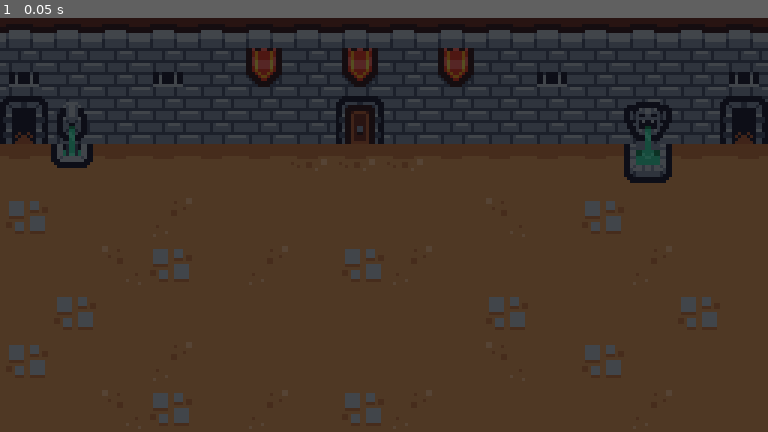
Above: before the commit, frame 1.
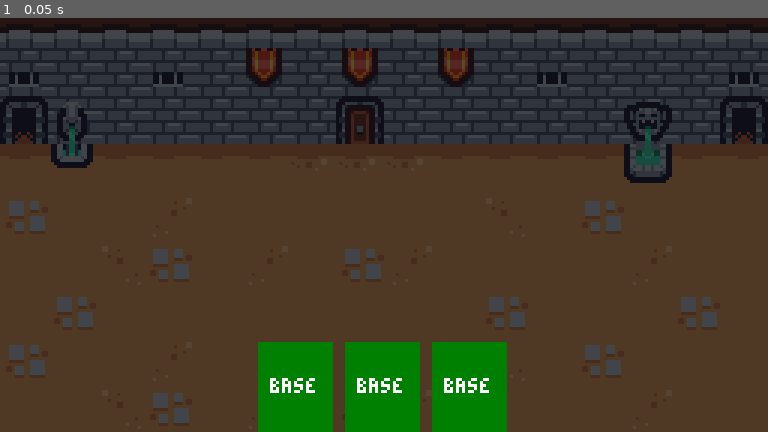
Above: after the commit, the same moment.

Repository: koreem-ahmed/cards-slayer
Game: Godot game, scene res://scenes/Battle/battle.tscn
Same seed, same stepped clock (60 frames per second), same inputs: the game is played once before the commit and once after it.
Inputs:
- Up to frame 1 (0.05 s): no input

The runs differ from the first frame. In frame 1, 6.4% of the frame differs, in the area x 33-67%, y 78-100%.

Commit message:
making the main hand and the card states ad the battle scene
i made 4 states released, dragging, base and clicked. and i made a card machine which manages the 4 states of each card in the hand.

Diff:
--- a/project.godot
+++ b/project.godot
@@ -27,6 +27,24 @@
 
 enabled=PackedStringArray("res://addons/godot_super-wakatime/plugin.cfg")
 
+[input]
+
+left_mouse={
+"deadzone": 0.2,
+"events": [Object(InputEventMouseButton,"resource_local_to_scene":false,"resource_name":"","device":-1,"window_id":0,"alt_pressed":false,"shift_pressed":false,"ctrl_pressed":false,"meta_pressed":false,"button_mask":1,"position":Vector2(539, 28),"global_position":Vector2(551, 88),"factor":1.0,"button_index":1,"canceled":false,"pressed":true,"double_click":false,"script":null)
+]
+}
+right_mouse={
+"deadzone": 0.2,
+"events": [Object(InputEventMouseButton,"resource_local_to_scene":false,"resource_name":"","device":-1,"window_id":0,"alt_pressed":false,"shift_pressed":false,"ctrl_pressed":false,"meta_pressed":false,"button_mask":2,"position":Vector2(520, 19),"global_position":Vector2(532, 79),"factor":1.0,"button_index":2,"canceled":false,"pressed":true,"double_click":false,"script":null)
+]
+}
+
+[layer_names]
+
+2d_physics/layer_1="card_target_selector"
+2d_physics/layer_2="card_drop_area"
+
 [physics]
 
 3d/physics_engine="Jolt Physics"
--- /dev/null
+++ b/resorces/Main_theme.tres
@@ -0,0 +1,7 @@
+[gd_resource type="Theme" format=3 uid="uid://bfbsphhsjwiit"]
+
+[ext_resource type="FontFile" uid="uid://dskmdk146n4rq" path="res://assets/fonts/pixel_rpg.ttf" id="1_rpuug"]
+
+[resource]
+default_font = ExtResource("1_rpuug")
+default_font_size = 6
--- /dev/null
+++ b/scenes/Battle/battle.gd
@@ -0,0 +1,11 @@
+extends Node2D
+
+
+# Called when the node enters the scene tree for the first time.
+func _ready() -> void:
+	pass # Replace with function body.
+
+
+# Called every frame. 'delta' is the elapsed time since the previous frame.
+func _process(delta: float) -> void:
+	pass
--- a/scenes/Battle/battle.tscn
+++ b/scenes/Battle/battle.tscn
@@ -1,6 +1,11 @@
 [gd_scene format=3 uid="uid://2twojcaq2v40"]
 
 [ext_resource type="Texture2D" uid="uid://cp4iq5fd6j8be" path="res://assets/background.png" id="1_ha178"]
+[ext_resource type="Script" uid="uid://b38wbswvi1pol" path="res://scenes/Ui/hand.gd" id="2_jl7sv"]
+[ext_resource type="PackedScene" uid="uid://vgelrh8ijl72" path="res://scenes/Card Ui/card_ui.tscn" id="2_mpo2y"]
+
+[sub_resource type="RectangleShape2D" id="RectangleShape2D_ha178"]
+size = Vector2(256, 100)
 
 [node name="Battle" type="Node2D" unique_id=1531528685]
 metadata/_edit_lock_ = true
@@ -10,3 +15,35 @@
 texture = ExtResource("1_ha178")
 centered = false
 metadata/_edit_lock_ = true
+
+[node name="Drop_area" type="Area2D" parent="." unique_id=1603808353]
+collision_layer = 2
+
+[node name="CollisionShape2D" type="CollisionShape2D" parent="Drop_area" unique_id=626192889]
+position = Vector2(128, 50)
+shape = SubResource("RectangleShape2D_ha178")
+
+[node name="BattleUi" type="CanvasLayer" parent="." unique_id=2004036165 groups=["ui_layer"]]
+
+[node name="Hand" type="HBoxContainer" parent="BattleUi" unique_id=2007646294]
+anchors_preset = 7
+anchor_left = 0.5
+anchor_top = 1.0
+anchor_right = 0.5
+anchor_bottom = 1.0
+offset_left = -75.0
+offset_top = -30.0
+offset_right = 75.0
+grow_horizontal = 2
+grow_vertical = 0
+alignment = 1
+script = ExtResource("2_jl7sv")
+
+[node name="CardUi" parent="BattleUi/Hand" unique_id=609112222 instance=ExtResource("2_mpo2y")]
+layout_mode = 2
+
+[node name="CardUi2" parent="BattleUi/Hand" unique_id=1954210658 instance=ExtResource("2_mpo2y")]
+layout_mode = 2
+
+[node name="CardUi3" parent="BattleUi/Hand" unique_id=948716495 instance=ExtResource("2_mpo2y")]
+layout_mode = 2
--- /dev/null
+++ b/scenes/Card Ui/Card States/card_base.gd
@@ -0,0 +1,15 @@
+extends CardState
+
+func enter() -> void:
+	if not card_ui.is_node_ready():
+		await card_ui.ready
+
+	card_ui.reparent_requested.emit(card_ui)
+	card_ui.color_rect.color = Color.WEB_GREEN
+	card_ui.state.text = "BASE"
+	card_ui.pivot_offset = Vector2.ZERO
+
+func on_gui_input(event: InputEvent) -> void:
+	if event.is_action_pressed("left_mouse"):
+		card_ui.pivot_offset = card_ui.get_global_mouse_position() - card_ui.global_position
+		state_transition.emit(self, CardState.State.CLICKED)
--- /dev/null
+++ b/scenes/Card Ui/Card States/card_clicked.gd
@@ -0,0 +1,13 @@
+extends CardState
+
+
+func enter() -> void:
+	card_ui.color_rect.color = Color.ORANGE
+	card_ui.state.text = "CLICKED"
+	card_ui.drop_detector.monitoring = true
+
+
+
+func on_input(event: InputEvent) -> void:
+	if event is InputEventMouseMotion:
+		state_transition.emit(self, CardState.State.DRAGGING)
--- /dev/null
+++ b/scenes/Card Ui/Card States/card_dragging.gd
@@ -0,0 +1,25 @@
+extends CardState
+
+
+func enter() -> void:
+	var ui_layer := get_tree().get_first_node_in_group("ui_layer")
+	if ui_layer:
+		card_ui.reparent(ui_layer)
+
+	card_ui.color_rect.color = Color.NAVY_BLUE
+	card_ui.state.text = "DRAGGING"
+
+
+func on_input(event: InputEvent) -> void:
+	var mouse_motion := event is InputEventMouseMotion
+	var cancel = event.is_action_pressed("right_mouse")
+	var confirm = event.is_action_released("left_mouse") or event.is_action_pressed("left_mouse")
+
+	if mouse_motion:
+		card_ui.global_position = card_ui.get_global_mouse_position() - card_ui.pivot_offset
+
+	if cancel:
+		state_transition.emit(self, CardState.State.BASE)
+	elif confirm:
+		get_viewport().set_input_as_handled()
+		state_transition.emit(self, CardState.State.RELEASED)
--- /dev/null
+++ b/scenes/Card Ui/Card States/card_release.gd
@@ -0,0 +1,21 @@
+extends CardState
+
+var played: bool
+
+func enter() -> void:
+	card_ui.color_rect.color = Color.DARK_VIOLET
+	card_ui.state.text = "RELEASED"
+
+	played = false
+
+	if not card_ui.targets.is_empty():
+		played = true
+		print("play card for targets", card_ui.targets)
+
+
+
+func on_input(event: InputEvent) -> void:
+	if played:
+		return
+
+	state_transition.emit(self, CardState.State.BASE)
--- /dev/null
+++ b/scenes/Card Ui/Card States/card_state.gd
@@ -0,0 +1,33 @@
+extends Node
+
+
+class_name CardState
+
+
+enum State {BASE, CLICKED, DRAGGING, AIMING, RELEASED}
+
+signal state_transition(from: CardState, to: State)
+
+
+@export var state: State
+
+var card_ui: CardUi
+
+
+func enter() -> void:
+	pass
+
+func exit() -> void:
+	pass
+
+func on_input(event: InputEvent) -> void:
+	pass
+
+func on_gui_input(event: InputEvent) -> void:
+	pass
+
+func on_mouse_entered() -> void:
+	pass
+
+func on_mouse_exited() -> void:
+	pass
--- /dev/null
+++ b/scenes/Card Ui/card_state_machine.gd
@@ -0,0 +1,53 @@
+extends Node
+
+
+class_name CardStateMachine
+
+@export var initial_state: CardState
+
+var current_state: CardState
+var states:= {}
+
+
+func init(card:CardUi) -> void:
+	for child in get_children():
+		if child is CardState:
+			states[child.state] = child
+			child.state_transition.connect(_on_state_transition)
+			child.card_ui = card
+
+	if initial_state:
+		initial_state.enter()
+		current_state = initial_state
+
+
+
+func on_input(event: InputEvent) -> void:
+	if current_state:
+		current_state.on_input(event)
+
+func on_gui_input(event: InputEvent) -> void:
+	if current_state:
+		current_state.on_gui_input(event)
+
+func on_mouse_entered() -> void:
+	if current_state:
+		current_state.on_mouse_entered()
+
+func on_mouse_exited() -> void:
+	if current_state:
+		current_state.on_mouse_entered()
+
+func _on_state_transition(from: CardState, to: CardState.State) -> void:
+	if from != current_state:
+		return
+
+	var new_state: CardState = states[to]
+	if not new_state:
+		return
+
+	if current_state:
+		current_state.exit()
+
+	new_state.enter()
+	current_state = new_state
--- /dev/null
+++ b/scenes/Card Ui/card_ui.gd
@@ -0,0 +1,38 @@
+extends Control
+
+class_name CardUi
+
+signal reparent_requested(card_ui: CardUi)
+
+
+@onready var color_rect: ColorRect = $ColorRect
+@onready var state: Label = $State
+@onready var drop_detector: Area2D = $drop_detector
+@onready var card_state_machine: CardStateMachine = $card_state_machine as CardStateMachine
+@onready var targets: Array[Node] = []
+
+
+func _ready() -> void:
+	card_state_machine.init(self)
+
+
+func _input(event: InputEvent) -> void:
+	card_state_machine.on_input(event)
+
+func _on_gui_input(event: InputEvent) -> void:
+	card_state_machine.on_gui_input(event)
+
+func _on_mouse_entered() -> void:
+	card_state_machine.on_mouse_entered()
+
+func _on_mouse_exited() -> void:
+	card_state_machine.on_mouse_exited()
+
+
+func _on_drop_detector_area_entered(area: Area2D) -> void:
+	if not targets.has(area):
+		targets.append(area)
+
+
+func _on_drop_detector_area_exited(area: Area2D) -> void:
+	targets.erase(area)
--- /dev/null
+++ b/scenes/Card Ui/card_ui.tscn
@@ -0,0 +1,78 @@
+[gd_scene format=3 uid="uid://vgelrh8ijl72"]
+
+[ext_resource type="Theme" uid="uid://bfbsphhsjwiit" path="res://resorces/Main_theme.tres" id="1_o6q86"]
+[ext_resource type="Script" uid="uid://8rkf6vqwk3nv" path="res://scenes/Card Ui/card_ui.gd" id="2_oqmqb"]
+[ext_resource type="Script" uid="uid://bfoq3bhwb66k4" path="res://scenes/Card Ui/card_state_machine.gd" id="3_4osb5"]
+[ext_resource type="Script" uid="uid://ddegc651pjmux" path="res://scenes/Card Ui/Card States/card_base.gd" id="4_yulpa"]
+[ext_resource type="Script" uid="uid://uine6ugc1gt5" path="res://scenes/Card Ui/Card States/card_clicked.gd" id="5_o2ito"]
+[ext_resource type="Script" uid="uid://c48r47e8ftkhu" path="res://scenes/Card Ui/Card States/card_dragging.gd" id="6_yn1df"]
+[ext_resource type="Script" uid="uid://ddyybgoaluyrt" path="res://scenes/Card Ui/Card States/card_release.gd" id="7_l5ygb"]
+
+[sub_resource type="RectangleShape2D" id="RectangleShape2D_cljc3"]
+size = Vector2(25, 30)
+
+[node name="Card_Ui" type="Control" unique_id=609112222]
+custom_minimum_size = Vector2(25, 30)
+layout_mode = 3
+anchor_right = 0.098000005
+anchor_bottom = 0.208
+offset_right = -0.08800125
+offset_bottom = 0.048000336
+grow_horizontal = 2
+grow_vertical = 2
+theme = ExtResource("1_o6q86")
+script = ExtResource("2_oqmqb")
+
+[node name="ColorRect" type="ColorRect" parent="." unique_id=245358716]
+layout_mode = 1
+anchors_preset = 15
+anchor_right = 1.0
+anchor_bottom = 1.0
+grow_horizontal = 2
+grow_vertical = 2
+mouse_filter = 2
+color = Color(0.118230455, 0.26805565, 0.1452434, 1)
+
+[node name="State" type="Label" parent="." unique_id=535381229]
+layout_mode = 1
+anchors_preset = 15
+anchor_right = 1.0
+anchor_bottom = 1.0
+grow_horizontal = 2
+grow_vertical = 2
+text = "State"
+horizontal_alignment = 1
+vertical_alignment = 1
+
+[node name="drop_detector" type="Area2D" parent="." unique_id=94042145]
+collision_mask = 2
+monitorable = false
+
+[node name="CollisionShape2D" type="CollisionShape2D" parent="drop_detector" unique_id=939485610]
+position = Vector2(12.5, 15)
+shape = SubResource("RectangleShape2D_cljc3")
+
+[node name="card_state_machine" type="Node" parent="." unique_id=206342847 node_paths=PackedStringArray("initial_state")]
+script = ExtResource("3_4osb5")
+initial_state = NodePath("Card Base")
+
+[node name="Card Base" type="Node" parent="card_state_machine" unique_id=1459798271]
+script = ExtResource("4_yulpa")
+
+[node name="Card Clicked" type="Node" parent="card_state_machine" unique_id=209691956]
+script = ExtResource("5_o2ito")
+state = 1
+
+[node name="Card Dragging" type="Node" parent="card_state_machine" unique_id=1022278563]
+script = ExtResource("6_yn1df")
+state = 2
+
+[node name="Card Release" type="Node" parent="card_state_machine" unique_id=360581985]
+script = ExtResource("7_l5ygb")
+state = 4
+
+[connection signal="gui_input" from="." to="." method="_on_gui_input"]
+[connection signal="mouse_entered" from="." to="." method="_on_mouse_entered"]
+[connection signal="mouse_exited" from="." to="." method="_on_mouse_exited"]
+[connection signal="area_entered" from="drop_detector" to="." method="_on_drop_detector_area_entered"]
+[connection signal="area_exited" from="drop_detector" to="." method="_on_drop_detector_area_exited"]
--- /dev/null
+++ b/scenes/Ui/hand.gd
@@ -0,0 +1,14 @@
+extends HBoxContainer
+
+
+class_name Hand
+
+func _ready() -> void:
+	for child in get_children():
+		var card_ui := child as CardUi
+		card_ui.reparent_requested.connect(_on_card_ui_reparent_requested)
+
+
+
+func _on_card_ui_reparent_requested(child: CardUi) -> void:
+	child.reparent(self)
Binary file added: assets/fonts/PressStart2P-Regular.ttf
Not shown, added: assets/fonts/PressStart2P-Regular.ttf.import
Not shown, added: scenes/Battle/battle.gd.uid
Not shown, added: scenes/Card Ui/Card States/card_base.gd.uid
Not shown, added: scenes/Card Ui/Card States/card_clicked.gd.uid
Not shown, added: scenes/Card Ui/Card States/card_dragging.gd.uid
Not shown, added: scenes/Card Ui/Card States/card_release.gd.uid
Not shown, added: scenes/Card Ui/Card States/card_state.gd.uid
Not shown, added: scenes/Card Ui/card_state_machine.gd.uid
Not shown, added: scenes/Card Ui/card_ui.gd.uid
Not shown, added: scenes/Ui/hand.gd.uid
